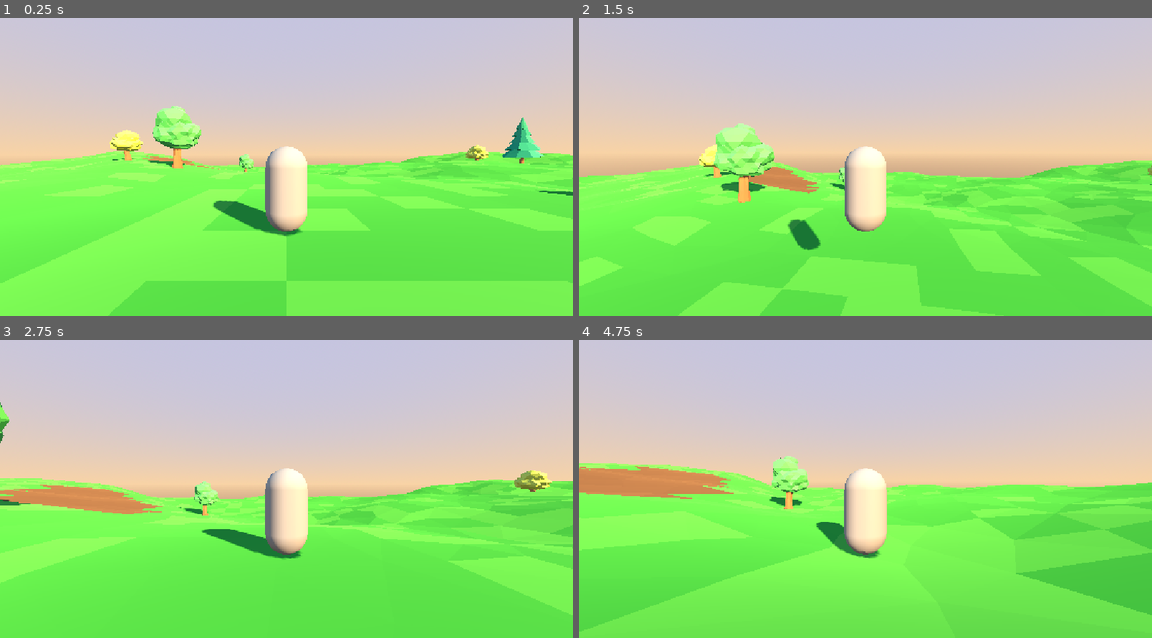
Above: before the commit, frames 1-4 (two rows, left to right).
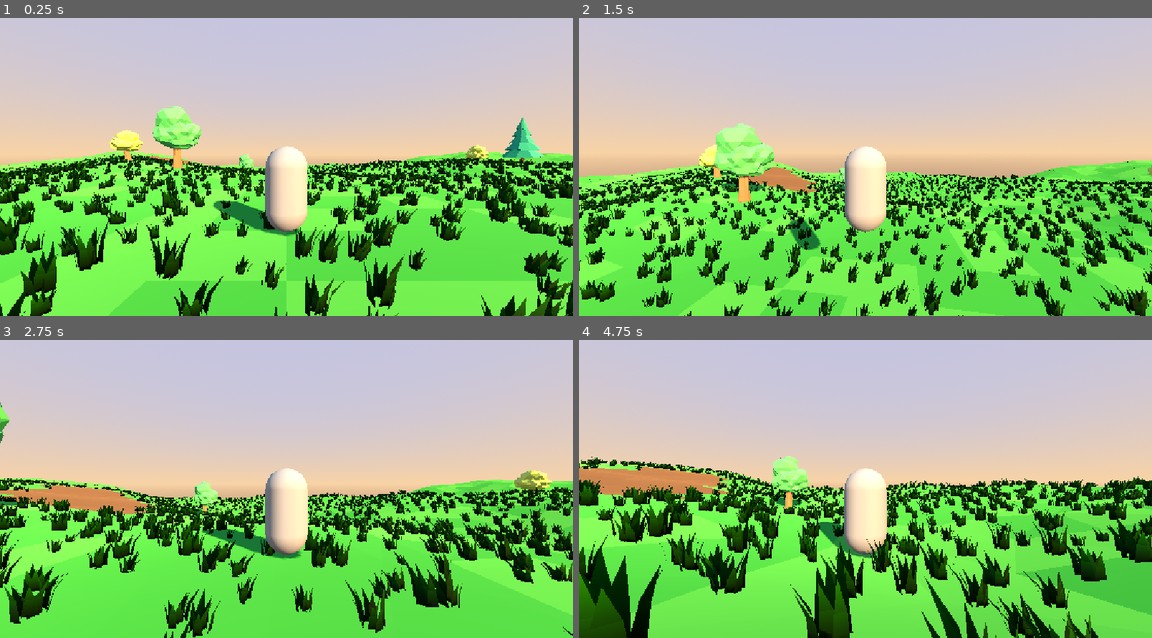
Above: after the commit, the same moments.

Repository: Aftra1/rpg-3d
Game: Godot game, scene res://main.tscn
The game is run twice, just before and just after one commit, with the same random seed, the same clock (stepped at 60 frames per second) and the same inputs.
Inputs (mouse positions are in pixels of both pictures, inside the frame that each line leads up to):
- Up to frame 1 (0.25 s): no input
- Up to frame 2 (1.5 s): tap Enter at 0.5 s; move the mouse to (894, 152) at 0.52 s; hold Z (move_forward) from 0.53 s (still down); tap Space (jump) at 0.77 s; move the mouse to (836, 155) at 1.27 s
- Up to frame 3 (2.75 s): keep holding Z (move_forward); tap Space (jump) at 1.52 s; move the mouse to (297, 471) at 2.02 s
- Up to frame 4 (4.75 s): keep holding Z (move_forward); move the mouse to (859, 483) at 2.77 s; tap Space (jump) at 3.02, 3.77, 4.52 s; move the mouse to (905, 480) at 3.52 s; move the mouse to (819, 474) at 4.27 s

The runs differ from the first frame. In frame 1, 16% of the frame differs, in the area x 0-100%, y 45-100%; in frame 2, 12%; in frame 3, 15%; in frame 4, 20%, in the area x 0-100%, y 39-100%.

Commit message:
Herbe low-poly
Co-Authored-By: Claude Sonnet 5.5 <noreply@anthropic.com>

Diff:
--- /dev/null
+++ b/grass.gd
@@ -0,0 +1,119 @@
+extends Node3D
+## Répartit des touffes d'herbe (MultiMesh) sur les triangles « herbe » du terrain.
+## Aucune collision. Les touffes sont découpées en blocs pour que la distance
+## d'affichage (visibility_range_end) retire les blocs lointains.
+
+const GRASS_SCENE := preload("res://assets/models/herbe_01.glb")
+const GRASS_SHADER := preload("res://grass.gdshader")
+
+## Touffes par m² de terrain vert.
+@export var density: float = 1.2
+## Distance (m) au-delà de laquelle un bloc d'herbe n'est plus affiché.
+@export var view_distance: float = 55.0
+## Taille (m) d'un bloc d'herbe.
+@export var chunk_size: float = 25.0
+## Distance (m) autour des troncs sans herbe.
+@export var tree_clearance: float = 1.1
+@export var min_scale: float = 0.7
+@export var max_scale: float = 1.5
+@export var random_seed: int = 12345
+## Nom du matériau de la terre dans le terrain (pas d'herbe dessus).
+@export var dirt_material_name: String = "Terre"
+
+var tuft_count: int = 0
+
+
+func _ready() -> void:
+	var terrain := get_node("../Terrain")
+	var terrain_mesh: MeshInstance3D = terrain.find_children("*", "MeshInstance3D", true, false)[0]
+	var grass_root := GRASS_SCENE.instantiate()
+	var tuft_mesh := _find_mesh(grass_root)
+	grass_root.free()
+	if tuft_mesh == null:
+		push_error("herbe_01.glb : mesh introuvable")
+		return
+
+	var rng := RandomNumberGenerator.new()
+	rng.seed = random_seed
+
+	var trees: Array[Vector2] = []
+	for n in get_parent().get_children():
+		if n.name.begins_with("Arbre"):
+			trees.append(Vector2(n.global_position.x, n.global_position.z))
+
+	var xform := terrain_mesh.global_transform
+	var mesh := terrain_mesh.mesh
+	var chunks := {}  # Vector2i -> Array[Transform3D]
+	for s in mesh.get_surface_count():
+		var mat := mesh.surface_get_material(s)
+		if mat != null and mat.resource_name == dirt_material_name:
+			continue
+		var arr := mesh.surface_get_arrays(s)
+		var verts: PackedVector3Array = arr[Mesh.ARRAY_VERTEX]
+		var idx = arr[Mesh.ARRAY_INDEX]
+		var count: int = idx.size() if idx != null else verts.size()
+		for i in range(0, count, 3):
+			var a := xform * (verts[idx[i]] if idx != null else verts[i])
+			var b := xform * (verts[idx[i + 1]] if idx != null else verts[i + 1])
+			var c := xform * (verts[idx[i + 2]] if idx != null else verts[i + 2])
+			var area := (b - a).cross(c - a).length() * 0.5
+			var n := int(floor(area * density + rng.randf()))
+			for k in n:
+				var u := rng.randf()
+				var v := rng.randf()
+				if u + v > 1.0:
+					u = 1.0 - u
+					v = 1.0 - v
+				var p := a + (b - a) * u + (c - a) * v
+				var p2 := Vector2(p.x, p.z)
+				var blocked := false
+				for t in trees:
+					if t.distance_to(p2) < tree_clearance:
+						blocked = true
+						break
+				if blocked:
+					continue
+				var sc := rng.randf_range(min_scale, max_scale)
+				var basis := Basis(Vector3.UP, rng.randf() * TAU).scaled(Vector3(sc, sc * rng.randf_range(0.8, 1.2), sc))
+				var key := Vector2i(floori(p.x / chunk_size), floori(p.z / chunk_size))
+				if not chunks.has(key):
+					chunks[key] = []
+				chunks[key].append(Transform3D(basis, p - Vector3(0, 0.02, 0) - _chunk_centre(key)))
+
+	var mat := ShaderMaterial.new()
+	mat.shader = GRASS_SHADER
+	tuft_count = 0
+	for key in chunks:
+		var list: Array = chunks[key]
+		var mm := MultiMesh.new()
+		mm.transform_format = MultiMesh.TRANSFORM_3D
+		mm.mesh = tuft_mesh
+		mm.instance_count = list.size()
+		for i in list.size():
+			mm.set_instance_transform(i, list[i])
+		tuft_count += list.size()
+		var inst := MultiMeshInstance3D.new()
+		inst.name = "Chunk_%d_%d" % [key.x, key.y]
+		inst.multimesh = mm
+		inst.material_override = mat
+		inst.cast_shadow = GeometryInstance3D.SHADOW_CASTING_SETTING_OFF
+		# le bloc est placé à son centre : la distance est mesurée jusqu'au bloc
+		inst.position = _chunk_centre(key)
+		inst.visibility_range_end = view_distance + chunk_size * 0.7
+		inst.extra_cull_margin = 0.5
+		add_child(inst)
+	print("Herbe : %d touffes dans %d blocs" % [tuft_count, chunks.size()])
+
+
+func _find_mesh(node: Node) -> Mesh:
+	if node is MeshInstance3D:
+		return node.mesh
+	for c in node.get_children():
+		var m := _find_mesh(c)
+		if m != null:
+			return m
+	return null
+
+
+func _chunk_centre(key: Vector2i) -> Vector3:
+	return Vector3((key.x + 0.5) * chunk_size, 0.0, (key.y + 0.5) * chunk_size)
--- /dev/null
+++ b/grass.gdshader
@@ -0,0 +1,35 @@
+shader_type spatial;
+render_mode cull_disabled, depth_draw_opaque;
+
+// Réglages du vent
+uniform float wind_strength = 0.12;
+uniform float wind_speed = 1.6;
+uniform float wind_scale = 0.35;
+uniform vec2 wind_direction = vec2(1.0, 0.4);
+// Couleur multipliée par le dégradé du modèle (vertex color)
+uniform vec3 tint : source_color = vec3(1.0, 1.0, 1.0);
+// Les brins rétrécissent entre fade_start et fade_end (mètres) pour éviter l'apparition brutale
+uniform float fade_start = 38.0;
+uniform float fade_end = 52.0;
+
+void vertex() {
+	vec3 world = (MODEL_MATRIX * vec4(VERTEX, 1.0)).xyz;
+	float h = clamp(VERTEX.y / 0.4, 0.0, 1.0);
+	float phase = dot(world.xz, normalize(wind_direction)) * wind_scale + TIME * wind_speed;
+	float sway = sin(phase) + 0.5 * sin(phase * 2.3 + world.z * 0.4);
+	vec2 offset = normalize(wind_direction) * sway * wind_strength * h * h;
+	// la pointe se déplace dans le repère monde ; on convertit en repère local
+	vec3 off_world = vec3(offset.x, 0.0, offset.y);
+	VERTEX += (inverse(mat3(MODEL_MATRIX)) * off_world);
+	float d = distance(world, CAMERA_POSITION_WORLD);
+	float k = 1.0 - smoothstep(fade_start, fade_end, d);
+	VERTEX.y *= k;
+}
+
+void fragment() {
+	ALBEDO = COLOR.rgb * tint;
+	ROUGHNESS = 1.0;
+	if (!FRONT_FACING) {
+		NORMAL = -NORMAL;
+	}
+}
--- a/main.tscn
+++ b/main.tscn
@@ -1,10 +1,11 @@
-[gd_scene load_steps=17 format=3]
+[gd_scene load_steps=18 format=3]
 
 [ext_resource type="Script" path="res://player.gd" id="1_player"]
 [ext_resource type="PackedScene" path="res://assets/models/arbre_01.glb" id="tree1"]
 [ext_resource type="PackedScene" path="res://assets/models/arbre_02.glb" id="tree2"]
 [ext_resource type="PackedScene" path="res://assets/models/arbre_03.glb" id="tree3"]
 [ext_resource type="PackedScene" path="res://assets/models/terrain_01.glb" id="4_terrain"]
+[ext_resource type="Script" path="res://grass.gd" id="grass_script"]
 
 [sub_resource type="CapsuleMesh" id="CapsuleMesh_player"]
 
@@ -242,3 +243,6 @@
 [node name="CollisionShape3D" type="CollisionShape3D" parent="Arbre15"]
 transform = Transform3D(1.041, 0, 0, 0, 1.041, 0, 0, 0, 1.041, 0, 1.145, 0)
 shape = SubResource("CylinderShape3D_trunk2")
+
+[node name="Grass" type="Node3D" parent="."]
+script = ExtResource("grass_script")
Binary file added: assets/models/herbe_01.glb
Not shown, added: assets/models/herbe_01.glb.import
Not shown, added: grass.gd.uid
Not shown, added: grass.gdshader.uid
Not shown, added: assets/blender/herbe_01.blend
